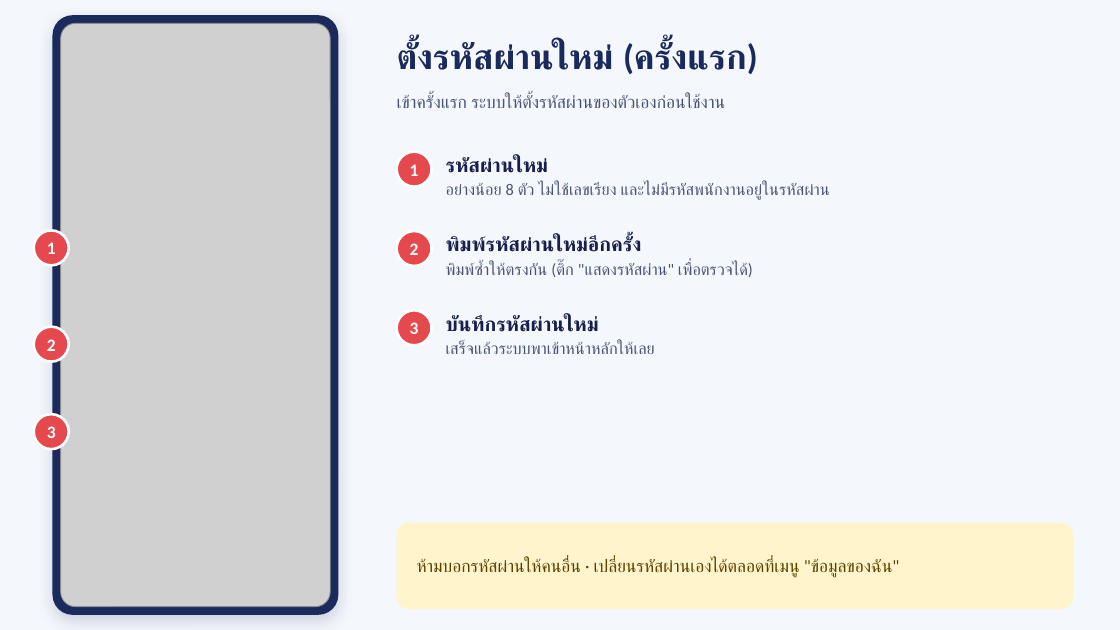
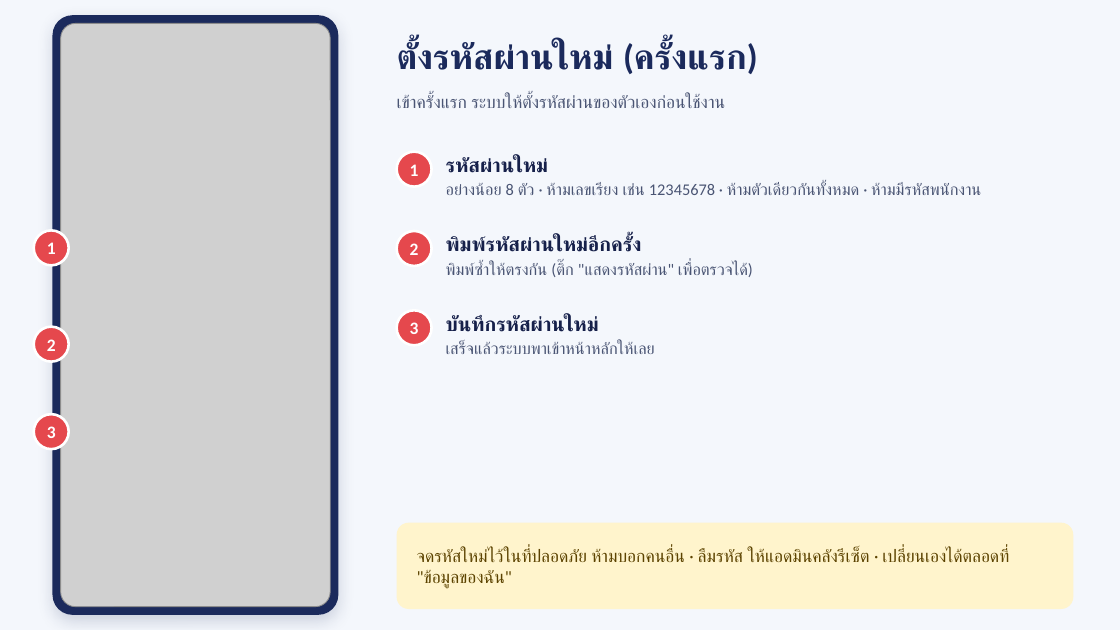
Before and after one commit to pcgwarehouse5-pixel/pull-operation-wha, a slide deck: slide 3 of docs/คู่มือการใช้งานแอป-พนักงาน.pptx. Drawn at 1120x630 pixels with LibreOffice and Linux fonts; fonts in the diff are those of the drawing; grey boxes stand for pictures. Boxes give left, top, right and bottom in pixels: in the first picture for what was removed or moved away, otherwise in the second. Text is boxed around its words. In the diff, an @@ line names an element or a change of style, - is before the commit and + after.

```diff
--- a/docs/คู่มือการใช้งานแอป-พนักงาน.pptx
+++ b/docs/คู่มือการใช้งานแอป-พนักงาน.pptx
@@ text at [446,183,982,195]: text changed @@
-อย่างน้อย 8 ตัว ไม่ใช้เลขเรียง และไม่มีรหัสพนักงานอยู่ในรหัสผ่าน
+อย่างน้อย 8 ตัว · ห้ามเลขเรียง เช่น 12345678 · ห้ามตัวเดียวกันทั้งหมด · ห้ามมีรหัสพนักงาน
@@ text in rounded rectangle at [417,549,1009,588]: text changed @@
-ห้ามบอกรหัสผ่านให้คนอื่น · เปลี่ยนรหัสผ่านเองได้ตลอดที่เมนู "ข้อมูลของฉัน"
+จดรหัสใหม่ไว้ในที่ปลอดภัย ห้ามบอกคนอื่น · ลืมรหัส ให้แอดมินคลังรีเซ็ต · เปลี่ยนเองได้ตลอดที่ "ข้อมูลของฉัน"
```
Also in this commit, not shown: 7 other slides changed, 2 slides added.
